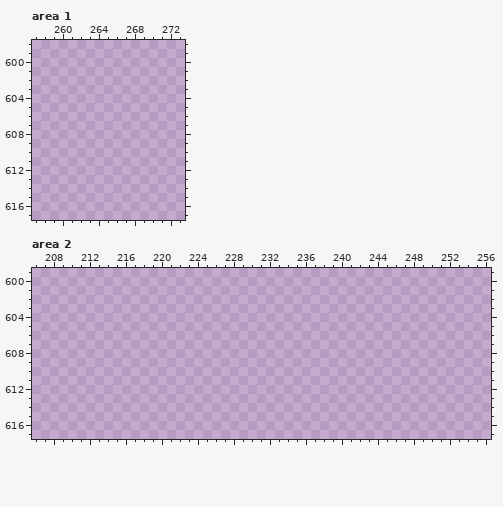
A pixel-art file gets an edit: assets/ui/skin.aseprite. Above is the file before it was changed.
320x930 pixels, 1 frame. Colours within 5 levels of each other are drawn and written as one. Shown: area 1: x 257..273, y 598..617; area 2: x 206..256, y 599..617. The commit also changed other parts of the picture, which this record leaves out.
The result:
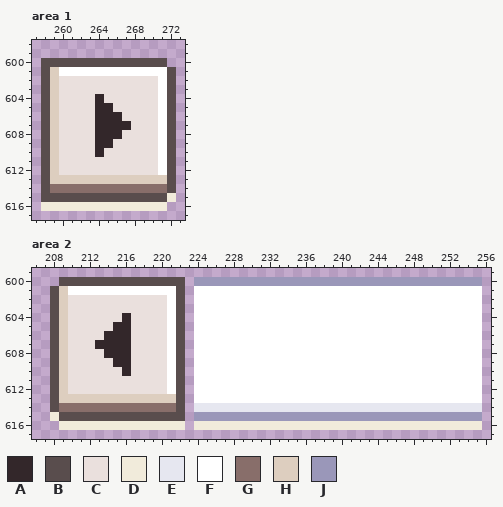
Palette (. is transparent): A #33272a  B #594d4d  C #eae0dd  D #f1ebdb  E #e6e7f0  F #ffffff  G #886e6a  H #ddcebf  J #9a97b9
What changed:
--- area 1, layer "Skin (dibuja aquí)"
@@ x 257..273 @@
 599 .................
-600 .................
-601 .................
-602 .................
-603 .................
-604 .................
-605 .................
-606 .................
-607 .................
-608 .................
-609 .................
-610 .................
-611 .................
-612 .................
-613 .................
-614 .................
-615 .................
-616 .................
+600 .BBBBBBBBBBBBBB..
+601 .BHFFFFFFFFFFFFB.
+602 .BHCCCCCCCCCCCFB.
+603 .BHCCCCCCCCCCCFB.
+604 .BHCCCCACCCCCCFB.
+605 .BHCCCCAACCCCCFB.
+606 .BHCCCCAAACCCCFB.
+607 .BHCCCCAAAACCCFB.
+608 .BHCCCCAAACCCCFB.
+609 .BHCCCCAACCCCCFB.
+610 .BHCCCCACCCCCCFB.
+611 .BHCCCCCCCCCCCFB.
+612 .BHCCCCCCCCCCCFB.
+613 .BHHHHHHHHHHHHHB.
+614 .BGGGGGGGGGGGGGB.
+615 .BBBBBBBBBBBBBBD.
+616 .DDDDDDDDDDDDDD..
 617 .................
--- area 2, layer "Skin (dibuja aquí)"
@@ x 206..256 @@
 599 ...................................................
-600 ...................................................
-601 ...................................................
-602 ...................................................
-603 ...................................................
-604 ...................................................
-605 ...................................................
-606 ...................................................
-607 ...................................................
-608 ...................................................
-609 ...................................................
-610 ...................................................
-611 ...................................................
-612 ...................................................
-613 ...................................................
-614 ...................................................
-615 ...................................................
-616 ...................................................
+600 ...BBBBBBBBBBBBBB.JJJJJJJJJJJJJJJJJJJJJJJJJJJJJJJJ.
+601 ..BHFFFFFFFFFFFFB.FFFFFFFFFFFFFFFFFFFFFFFFFFFFFFFF.
+602 ..BHCCCCCCCCCCCFB.FFFFFFFFFFFFFFFFFFFFFFFFFFFFFFFF.
+603 ..BHCCCCCCCCCCCFB.FFFFFFFFFFFFFFFFFFFFFFFFFFFFFFFF.
+604 ..BHCCCCCCACCCCFB.FFFFFFFFFFFFFFFFFFFFFFFFFFFFFFFF.
+605 ..BHCCCCCAACCCCFB.FFFFFFFFFFFFFFFFFFFFFFFFFFFFFFFF.
+606 ..BHCCCCAAACCCCFB.FFFFFFFFFFFFFFFFFFFFFFFFFFFFFFFF.
+607 ..BHCCCAAAACCCCFB.FFFFFFFFFFFFFFFFFFFFFFFFFFFFFFFF.
+608 ..BHCCCCAAACCCCFB.FFFFFFFFFFFFFFFFFFFFFFFFFFFFFFFF.
+609 ..BHCCCCCAACCCCFB.FFFFFFFFFFFFFFFFFFFFFFFFFFFFFFFF.
+610 ..BHCCCCCCACCCCFB.FFFFFFFFFFFFFFFFFFFFFFFFFFFFFFFF.
+611 ..BHCCCCCCCCCCCFB.FFFFFFFFFFFFFFFFFFFFFFFFFFFFFFFF.
+612 ..BHCCCCCCCCCCCFB.FFFFFFFFFFFFFFFFFFFFFFFFFFFFFFFF.
+613 ..BHHHHHHHHHHHHHB.FFFFFFFFFFFFFFFFFFFFFFFFFFFFFFFF.
+614 ..BGGGGGGGGGGGGGB.EEEEEEEEEEEEEEEEEEEEEEEEEEEEEEEE.
+615 ..DBBBBBBBBBBBBBB.JJJJJJJJJJJJJJJJJJJJJJJJJJJJJJJJ.
+616 ...DDDDDDDDDDDDDD.DDDDDDDDDDDDDDDDDDDDDDDDDDDDDDDD.
 617 ...................................................
Boxes around the changes in both pictures, in picture pixels (x1, y1, x2, y2):
added: (41, 58, 176, 211)
added: (50, 277, 482, 430)
